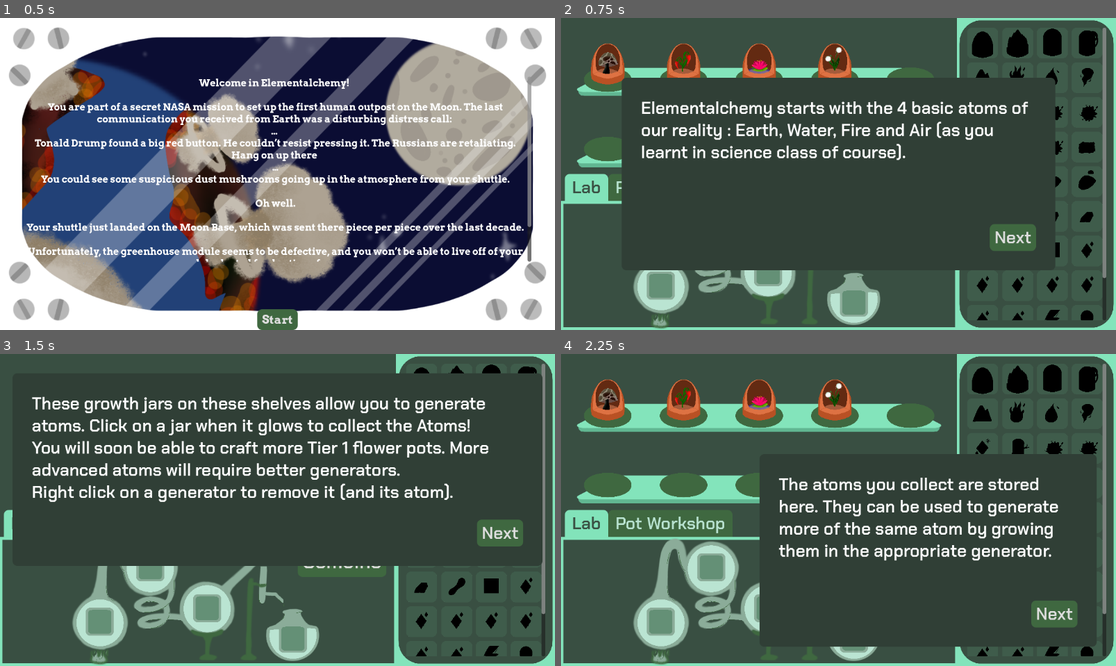
Above: before the commit, frames 1-4 (two rows, left to right).
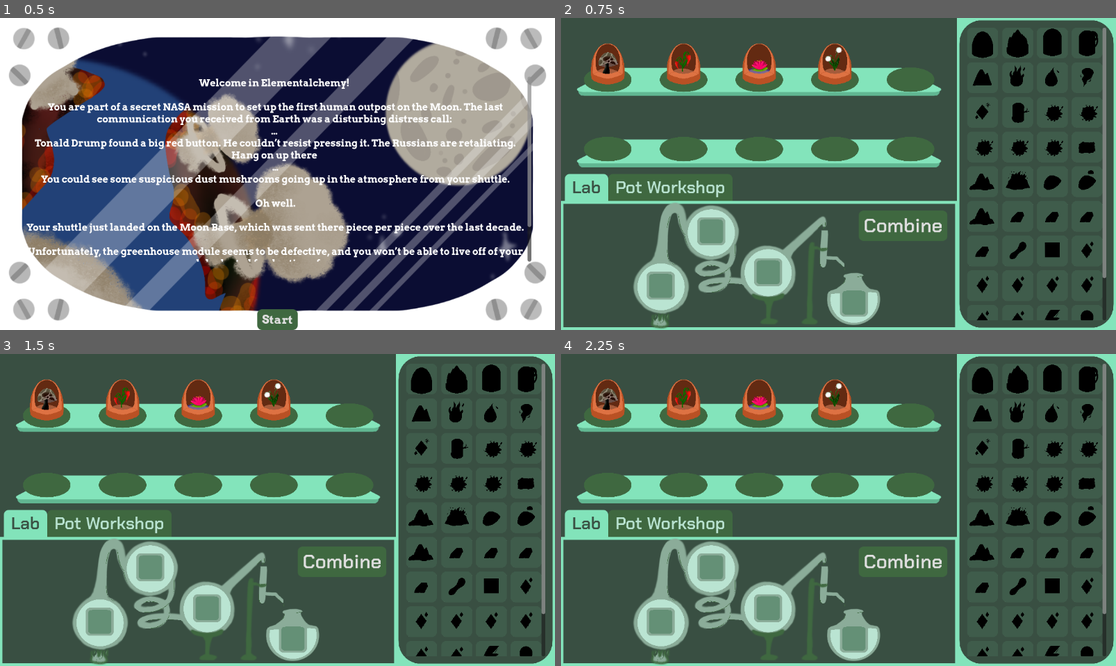
Above: after the commit, the same moments.

Repository: Girlies-stdio/elementalchemy
Game: Godot game, scene res://Scenes/Intro.tscn
Two runs of this game, one before a commit and one after it. Both use one fixed random seed, a clock stepped at 60 frames per second and the inputs below.
Inputs (mouse positions are in pixels of both pictures, inside the frame that each line leads up to):
- Up to frame 1 (0.5 s): no input
- Up to frame 2 (0.75 s): click "Start" at 0.5 s
- Up to frame 3 (1.5 s): click (449, 572) at 1.25 s, where only the run before the commit has a clickable "Next"
- Up to frame 4 (2.25 s): click (1060, 531) at 2 s, where only the run before the commit has a clickable "Next"

Frame 1 is identical in both runs. In frame 2, 26% of the frame differs, in the area x 10-90%, y 19-81%; in frame 3, 33%, in the area x 2-98%, y 6-68%; in frame 4, 20%.

Commit message:
project main scene

Diff:
--- a/Inventory/tool_tip.gd
+++ b/Inventory/tool_tip.gd
@@ -2,8 +2,9 @@
 
 var inv_slot : InventorySlot
 @onready var parent = get_parent()
-@onready var isg = parent.itemStackGui
+@onready var isg : ItemStackGUI = parent.itemStackGui
 @onready var show_tooltip = false
+
 func _ready():
 	if !parent.is_node_ready():
 		await parent.ready
--- a/Scenes/main.tscn
+++ b/Scenes/main.tscn
@@ -1,10 +1,10 @@
 [gd_scene load_steps=25 format=3 uid="uid://ctr78uqgnngos"]
 
 [ext_resource type="Texture2D" uid="uid://dinniq4jdk8le" path="res://Assets/garden_double_shelf.png" id="1_8gbba"]
-[ext_resource type="Script" path="res://Scenes/main.gd" id="1_ee4r6"]
+[ext_resource type="Script" uid="uid://uyjxgl41m335" path="res://Scenes/main.gd" id="1_ee4r6"]
 [ext_resource type="Script" uid="uid://88ysp7capcmn" path="res://Scripts/lab.gd" id="2_bo1nx"]
 [ext_resource type="Script" uid="uid://d0o2fixek8d03" path="res://Scripts/garden.gd" id="2_ynf5e"]
-[ext_resource type="PackedScene" uid="uid://bd8gfklgd78xg" path="res://Scenes/jar_slot.tscn" id="3_hptm8"]
+[ext_resource type="PackedScene" uid="uid://bd8gfklgd78xg" path="res://Scenes/Jar_slot.tscn" id="3_hptm8"]
 [ext_resource type="Texture2D" uid="uid://bny66qf2eo775" path="res://Assets/background_framed.png" id="3_kry3j"]
 [ext_resource type="Texture2D" uid="uid://dtwtqtmd6y2ak" path="res://Assets/Pots/tier1.png" id="4_hptm8"]
 [ext_resource type="Texture2D" uid="uid://drnxwjo7hd82j" path="res://Assets/brewing.png" id="5_6bp64"]
@@ -327,6 +327,7 @@
 size_flags_stretch_ratio = 0.4
 
 [node name="Tutorial" type="Control" parent="."]
+visible = false
 layout_mode = 1
 anchors_preset = 15
 anchor_right = 1.0
--- a/project.godot
+++ b/project.godot
@@ -11,7 +11,7 @@
 [application]
 
 config/name="Elementalchemy"
-run/main_scene="uid://pelfxus8jov2"
+run/main_scene="uid://df8yoktdjxevk"
 config/features=PackedStringArray("4.4", "GL Compatibility")
 config/icon="res://Assets/icon.svg"
 
@@ -32,6 +32,11 @@
 "events": [Object(InputEventMouseButton,"resource_local_to_scene":false,"resource_name":"","device":-1,"window_id":0,"a …(253 unchanged characters)…
 ]
 }
+Shift_click={
+"deadzone": 0.2,
+"events": [Object(InputEventMouseButton,"resource_local_to_scene":false,"resource_name":"","device":-1,"window_id":0,"alt_pressed":false,"shift_pressed":true,"ctrl_pressed":false,"meta_pressed":false,"button_mask":0,"position":Vector2(0, 0),"global_position":Vector2(0, 0),"factor":1.0,"button_index":1,"canceled":false,"pressed":false,"double_click":false,"script":null)
+]
+}
 
 [rendering]
 
Not shown: 1 places in Scenes/Intro.tscn that only renumber resources
Not shown: 1 places in Scenes/main.tscn that only renumber resources
